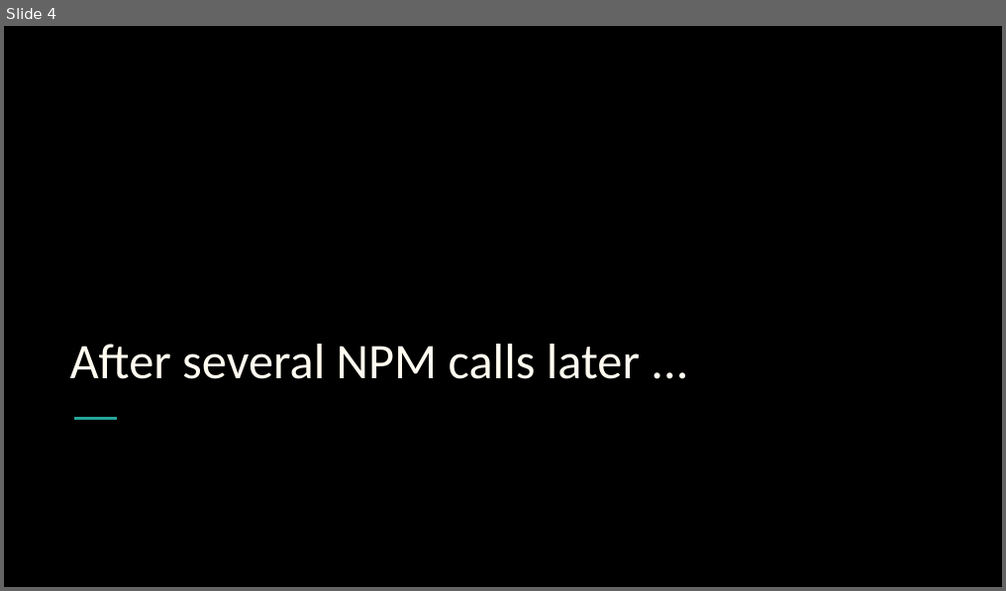
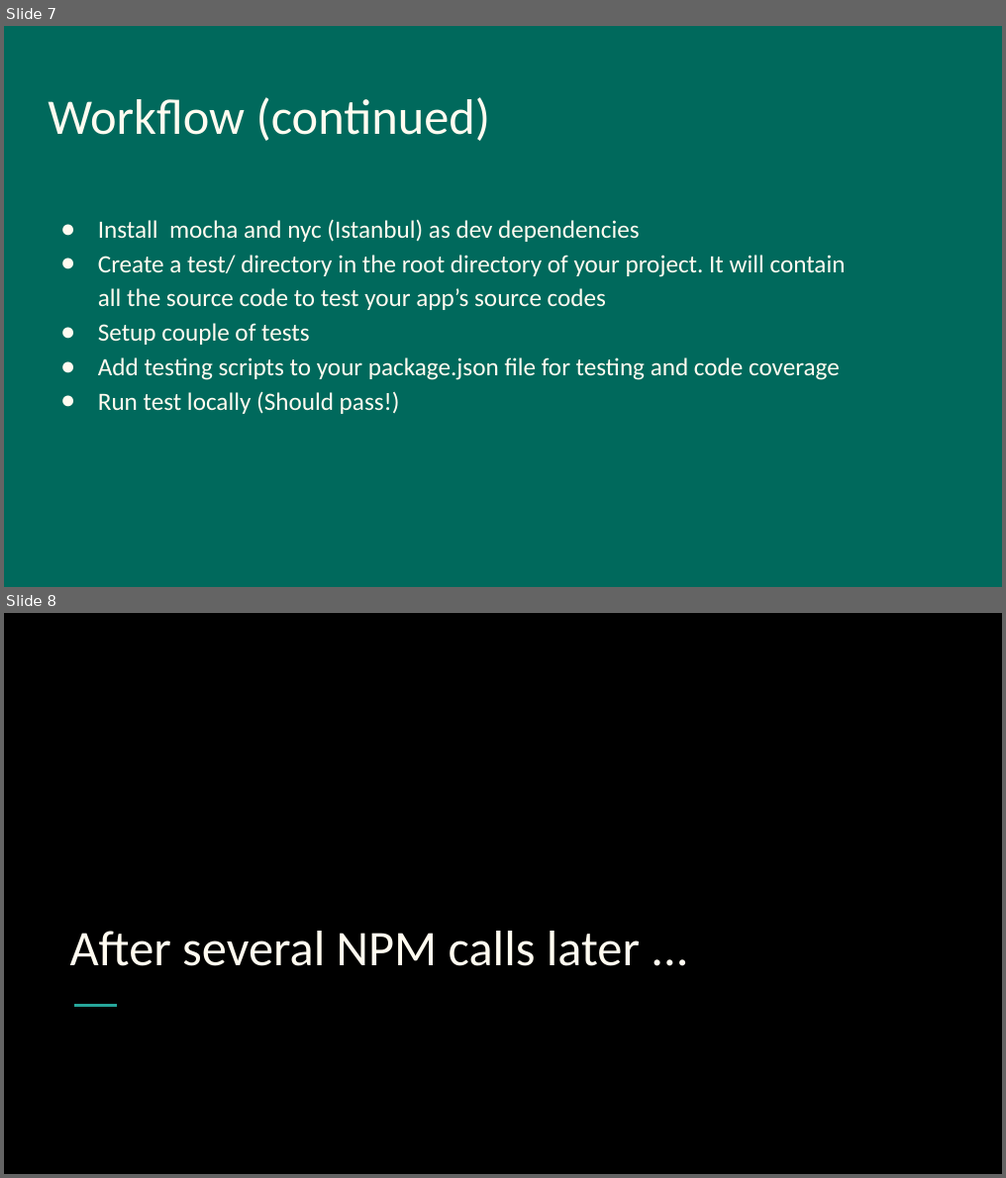
Before and after one commit to ERUD1T3/Mocha-Testing-CI, a slide deck: docs/Mocha - Istanbul - Git - CircleCI.pptx. Shown one above the other, each under a label of ours: slide 4 before the commit, slides 7 and 8 after it. The pictures are 1006x591 and 1006x1178 pixels, drawn with LibreOffice and Linux fonts; fonts in the diff are those of the drawing. Boxes give left, top, right and bottom in pixels: in the first picture for what was removed or moved away, otherwise in the second. Text is boxed around its words. In the diff, an @@ line names an element or a change of style, - is before the commit and + after.

```diff
--- a/docs/Mocha - Istanbul - Git - CircleCI.pptx
+++ b/docs/Mocha - Istanbul - Git - CircleCI.pptx
@@ slide 7 added at box(4, 26, 1002, 587), background #00695C @@
@@ title added at box(48, 97, 491, 141), 36 pt, text #FFFBF0 @@
+Workflow (continued)
@@ text added at box(98, 219, 846, 414), 18 pt, text #FFFBF0 @@
+● Install mocha and nyc (Istanbul) as dev dependencies
+● Create a test/ directory in the root directory of your project. It will contain all the source code to test your app’s source codes
+● Setup couple of tests
+● Add testing scripts to your package.json file for testing and code coverage
+● Run test locally (Should pass!)
@@ what was slide 4 is now slide 8 @@
```
Also in this commit, not shown: 3 slides changed, 2 other slides added, 11 other files.
